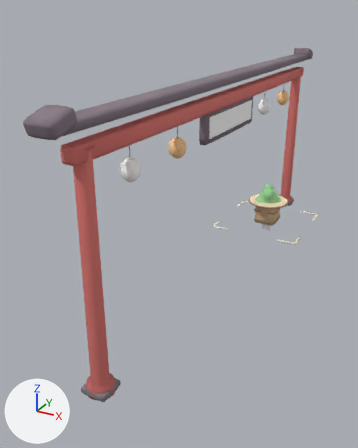
The glTF model assets/models/props.glb: old version first, new version second.
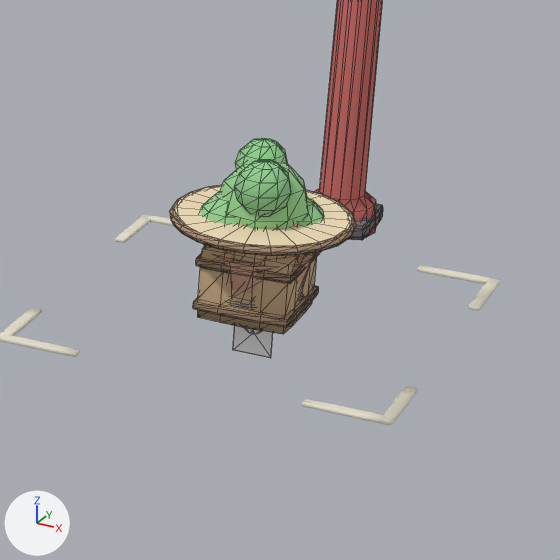
Old and new are each drawn whole from a 50 mm lens placed at (4.38, -13.55, 6.02), pointed at (-0.76, -4.19, 1.34) and again close up on the part from 59% to 93% of the width and 35% to 61% of the height. Lighting does not change. The marker at lower left points along +X, +Y and +Z. The last two pictures show the newer version. The close-ups show mesh edges as thin lines.

Objects in the first close-up: 'crate', 'festoon', 'gate', 'planter', 'plot', 'table' and 2 more.
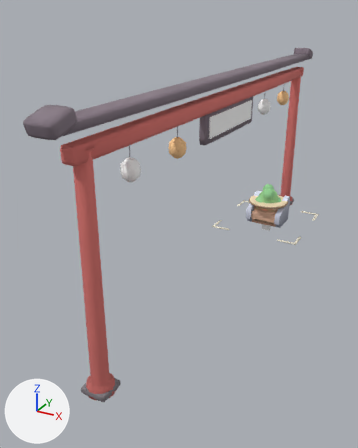
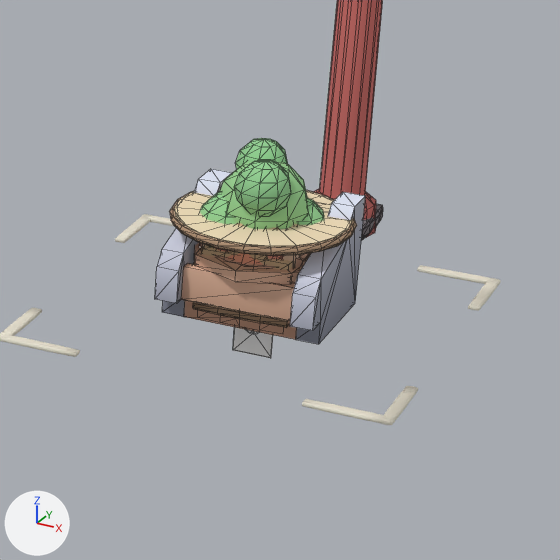
Location of each change, [x1, y1, x2, y2] in pixels of the close-ups (560 x 560 px):
```json
{"object": "display_bread", "change": "added", "after": [155, 169, 365, 344]}
{"object": "display_fruit", "change": "added", "after": [194, 243, 302, 322], "on screen": "brown"}
{"object": "crate", "change": "unchanged, covered by the edit", "before": [193, 245, 322, 334], "after": [193, 245, 294, 328]}
```

Scene script edits in JSON lines:
```json
{"op": "add", "block": "me_display_bread", "code": ["me_display_bread = bpy.data.meshes.new('display_bread')", "me_display_bread.from_pydata(...)  # 196 vertices, 358 faces; spans x -0.525..0.525, y -0.45..0.45, z 0.0..0.75", "me_display_bread.materials.append(mat_vertex_colour)"]}
{"op": "add", "block": "me_display_fruit", "code": ["me_display_fruit = bpy.data.meshes.new('display_fruit')", "me_display_fruit.from_pydata(...)  # 368 vertices, 650 faces; spans x -0.45..0.45, y -0.45..0.45, z 0.0..0.774", "me_display_fruit.materials.append(mat_vertex_colour)"]}
{"op": "add", "block": "ob_display_bread", "code": ["ob_display_bread = bpy.data.objects.new('display_bread', me_display_bread)", "ob_display_bread.location = (0.0, 0.0, 0.0)"]}
{"op": "add", "block": "ob_display_fruit", "code": ["ob_display_fruit = bpy.data.objects.new('display_fruit', me_display_fruit)", "ob_display_fruit.location = (0.0, 0.0, 0.0)"]}
```
